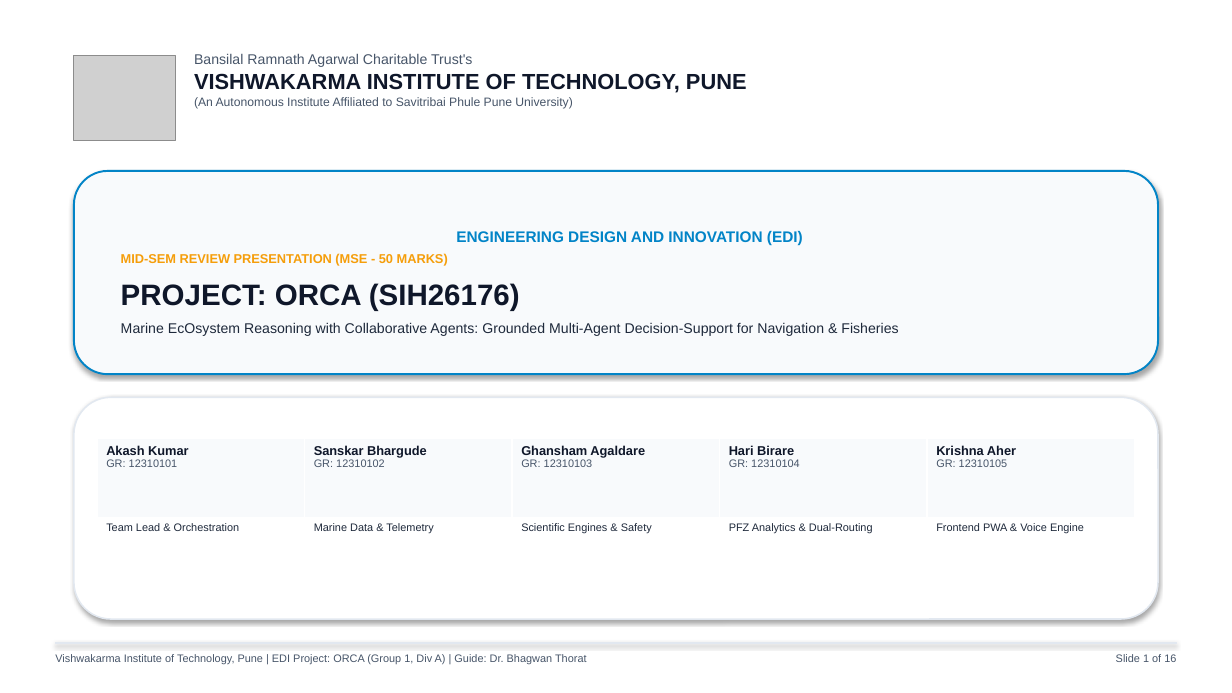
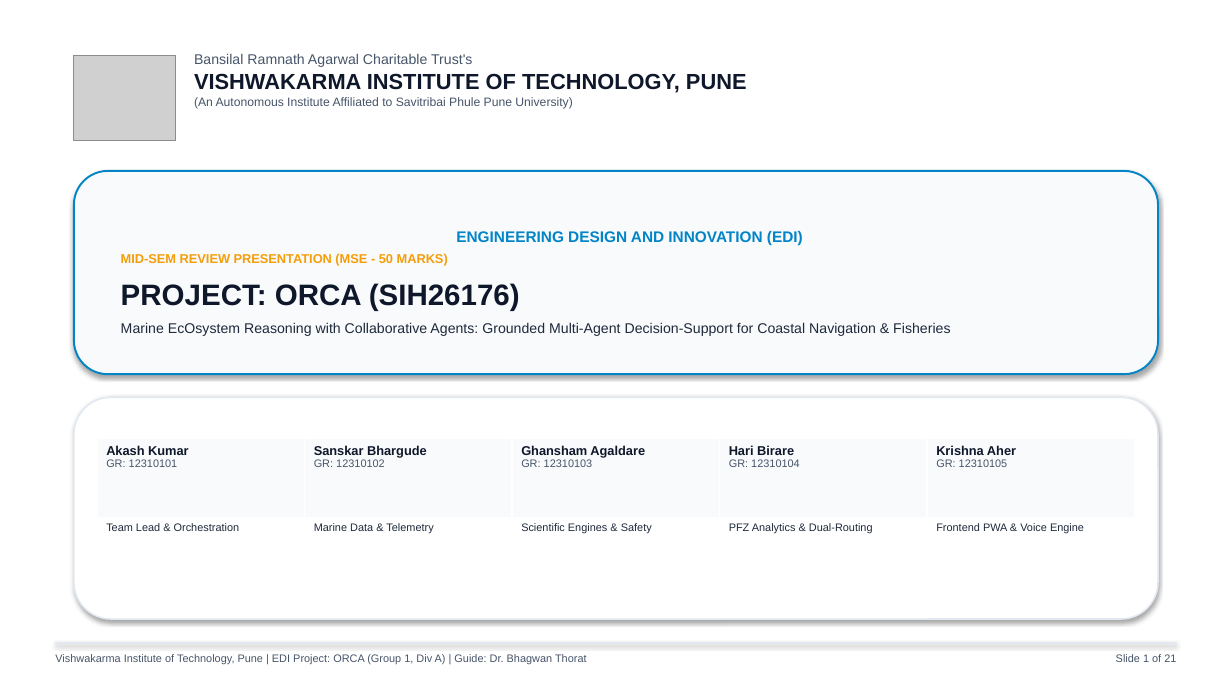
Before and after one commit to akash20065ray-sys/ORCA, a slide deck: slide 1 of ORCA_VIT_EDI_Presentation.pptx. Drawn at 1232x693 pixels with LibreOffice and Linux fonts; fonts in the diff are those of the drawing; grey boxes stand for pictures. Boxes give left, top, right and bottom in pixels: in the first picture for what was removed or moved away, otherwise in the second. Text is boxed around its words. In the diff, an @@ line names an element or a change of style, - is before the commit and + after.

```diff
--- a/ORCA_VIT_EDI_Presentation.pptx
+++ b/ORCA_VIT_EDI_Presentation.pptx
@@ text in rounded rectangle at (121, 322, 950, 336): text changed @@
-Marine EcOsystem Reasoning with Collaborative Agents: Grounded Multi-Agent Decision-Support for Navigation & Fisheries
+Marine EcOsystem Reasoning with Collaborative Agents: Grounded Multi-Agent Decision-Support for Coastal Navigation & Fisheries
@@ text at (1116, 654, 1176, 662): text changed @@
-Slide 1 of 16
+Slide 1 of 21
```
Also in this commit, not shown: 12 other slides changed, 8 slides added, 3 slides removed, 3 other files.
